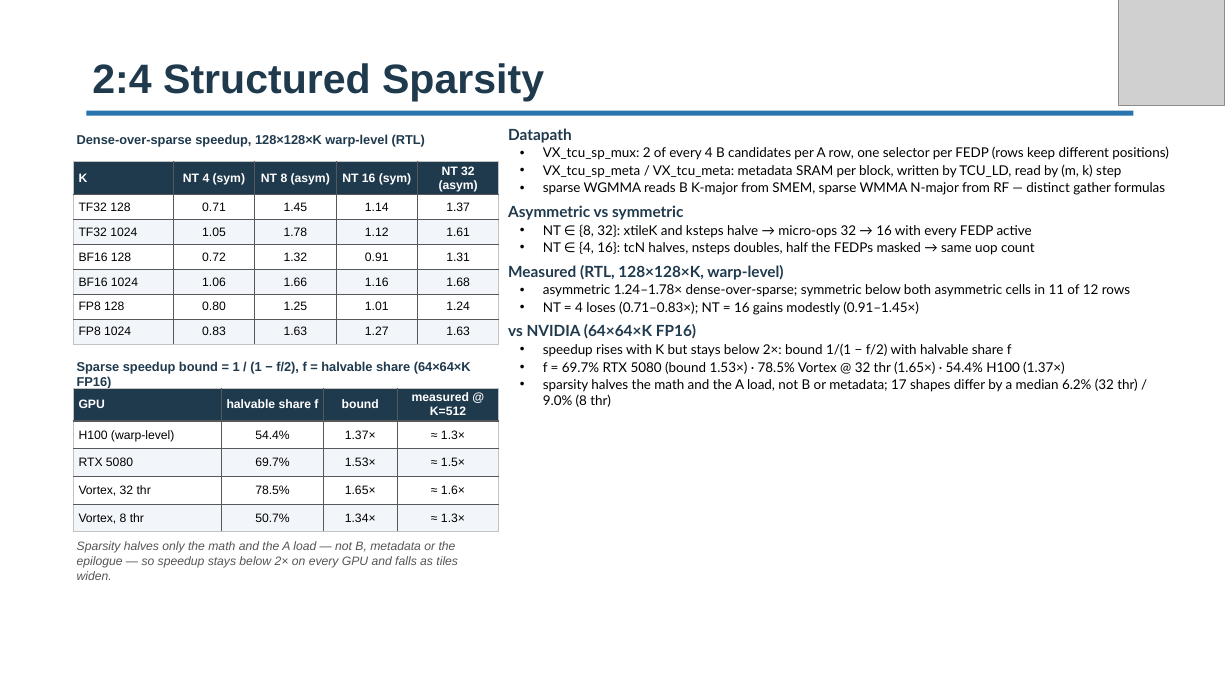
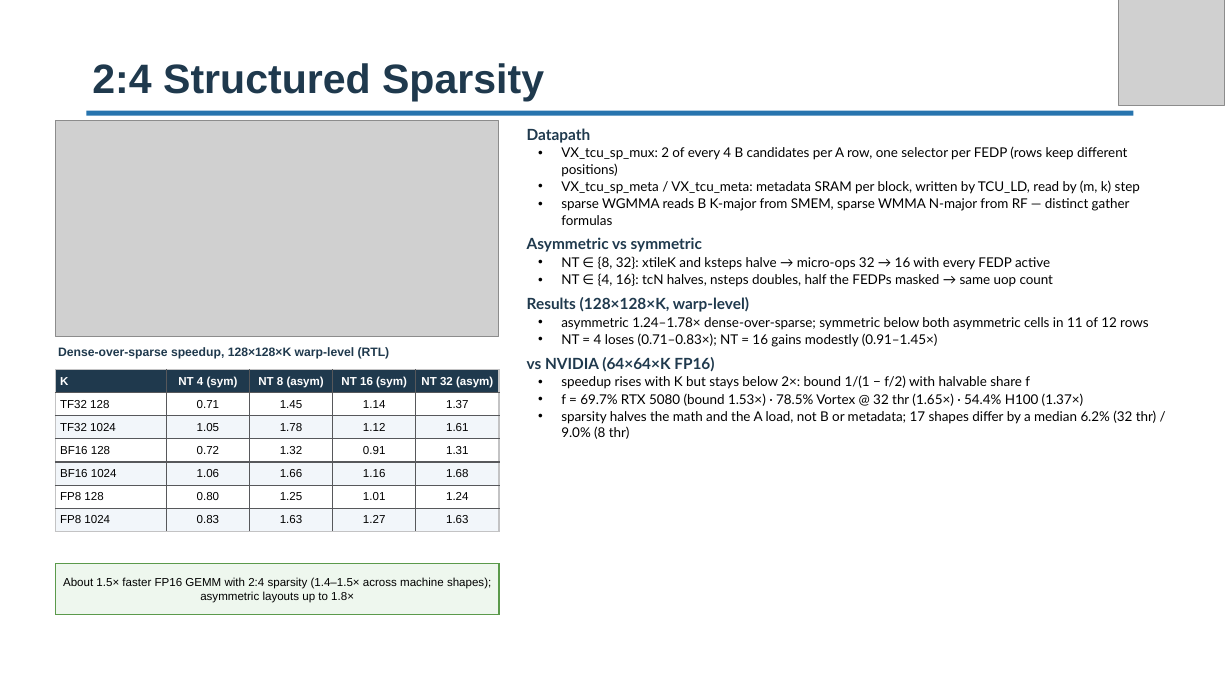
Before and after one commit to vortexgpgpu/vortex_tutorials, a slide deck: slide 17 of Slides_MICRO59/2.vortex_v3_architecture.pptx (slide 18 before the commit). Drawn at 1232x693 pixels with LibreOffice and Linux fonts; fonts in the diff are those of the drawing; grey boxes stand for pictures; background and template pictures are left out. Boxes give left, top, right and bottom in pixels: in the first picture for what was removed or moved away, otherwise in the second. Text is boxed around its words. In the diff, an @@ line names an element or a change of style, - is before the commit and + after.

Commit message:
update MICRO59 slides

```diff
--- a/Slides_MICRO59/2.vortex_v3_architecture.pptx
+++ b/Slides_MICRO59/2.vortex_v3_architecture.pptx
@@ picture added at [55,121,499,337] @@
@@ text "Datapath": place and size @@
-text "Datapath" at [508,128,1168,407]
+text "Datapath" at [527,128,1156,439]
@@ text at [527,297,749,312]: text changed @@
-Measured (RTL, 128×128×K, warp-level)
+Results (128×128×K, warp-level)
@@ text "Dense-over-sparse speedup, 128×128×K warp-level (RTL)": place and size @@
-text "Dense-over-sparse speedup, 128×128×K warp-level (RTL)" at [77,134,425,147]
+text "Dense-over-sparse speedup, 128×128×K warp-level (RTL)" at [58,347,390,359]
@@ text "Dense-over-sparse speedup, 128×128×K warp-level (RTL)" at [58,347,390,359]: size 10 to 9.5 pt @@
@@ table at [55,370,499,531] @@
@@ size 9.5 to 9 pt @@
@@ table: place and size @@
-table at [74,162,499,339]
+table at [55,370,499,531]
@@ table removed at [74,388,499,528], 5 rows, 4 columns @@
-GPU | halvable share f | bound | measured @ K=512
-H100 (warp-level) | 54.4% | 1.37× | ≈ 1.3×
-RTX 5080 | 69.7% | 1.53× | ≈ 1.5×
-Vortex, 32 thr | 78.5% | 1.65× | ≈ 1.6×
-Vortex, 8 thr | 50.7% | 1.34× | ≈ 1.3×
@@ text removed at [77,361,471,388] @@
-Sparse speedup bound = 1 / (1 − f/2), f = halvable share (64×64×K FP16)
@@ rectangle added at [55,564,499,615], fill #EEF7EE, outline #5B9A4B 1 pt, 9 pt, text #000000 @@
+About 1.5× faster FP16 GEMM with 2:4 sparsity (1.4–1.5× across machine shapes); asymmetric layouts up to 1.8×
@@ text removed at [77,541,458,580] @@
-Sparsity halves only the math and the A load — not B, metadata or the epilogue — so speedup stays below 2× on every GPU and falls as tiles widen.
```
Also in this commit, not shown: 15 other slides changed, 3 slides added, 4 slides removed, 4 other files.
